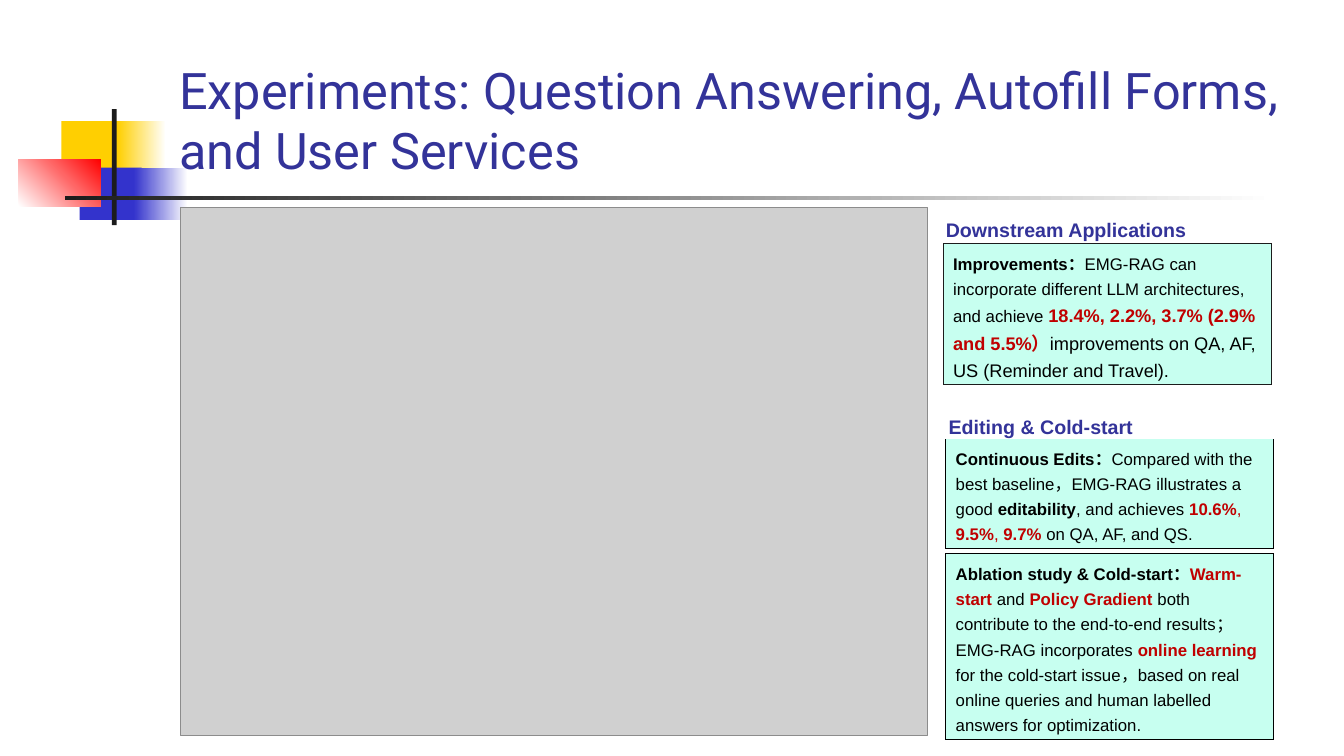
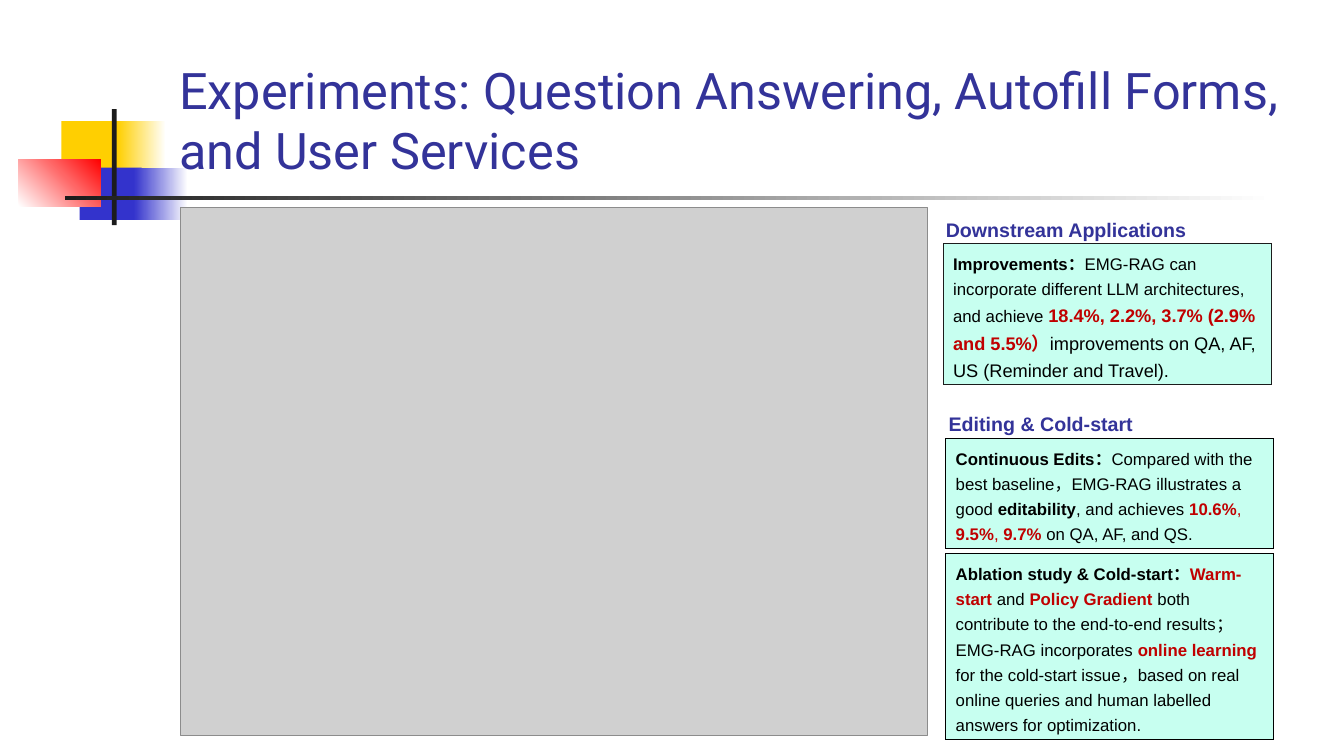
Before and after one commit to zhengwang125/zhengwang125.github.io, a slide deck: slide 5 of paper/EMG-RAG.pptx. Drawn at 1344x756 pixels with LibreOffice and Linux fonts; fonts in the diff are those of the drawing; grey boxes stand for pictures. Boxes give left, top, right and bottom in pixels: in the first picture for what was removed or moved away, otherwise in the second. Text is boxed around its words. In the diff, an @@ line names an element or a change of style, - is before the commit and + after.

```diff
--- a/paper/EMG-RAG.pptx
+++ b/paper/EMG-RAG.pptx
@@ rectangle "Editing & Cold-start": place and size @@
-rectangle "Editing & Cold-start" at [944,415,1301,440]
+rectangle "Editing & Cold-start" at [944,411,1301,436]
```
Also in this commit, not shown: 4 other slides changed, 1 other file.
